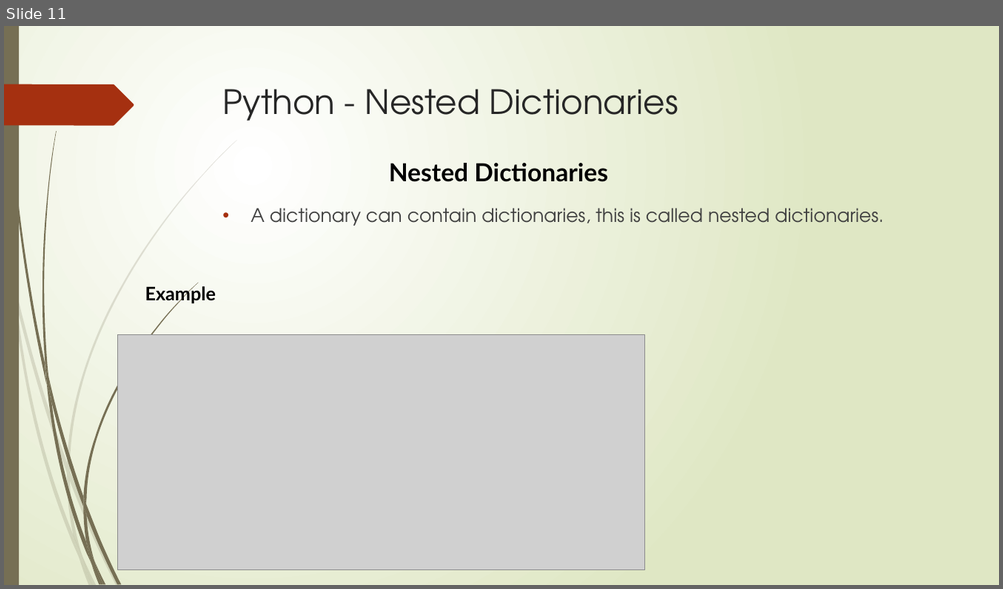
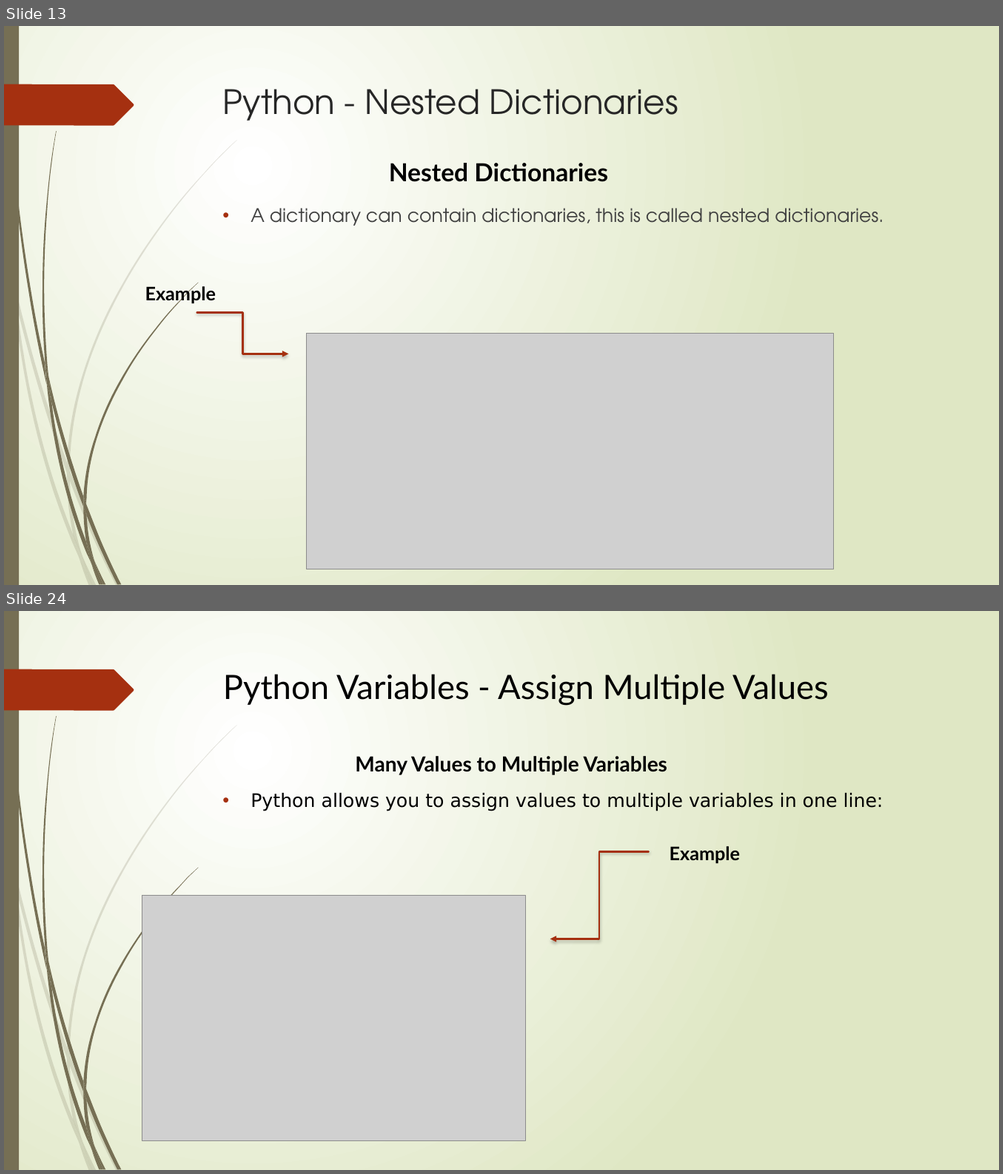
Before and after one commit to reesenacario/cs2022, a slide deck: 4110E240MyjournalinPython.pptx. Shown one above the other, each under a label of ours: slide 11 before the commit, slides 13 and 24 after it; the slides between them are not shown. The pictures are 1003x589 and 1003x1174 pixels, drawn with LibreOffice and Linux fonts; fonts in the diff are those of the drawing; grey boxes stand for pictures. Boxes give left, top, right and bottom in pixels: in the first picture for what was removed or moved away, otherwise in the second. Text is boxed around its words. In the diff, an @@ line names an element or a change of style, - is before the commit and + after.

```diff
--- a/4110E240MyjournalinPython.pptx
+++ b/4110E240MyjournalinPython.pptx
@@ slide 24 added at [4, 611, 999, 1170], background gradient #FFFFFF to #DFE8C4; not listed: 24 template elements that a slide beside it also shows @@
@@ title added at [223, 674, 828, 705], 32.4 pt, text #000000 @@
+Python Variables - Assign Multiple Values
@@ text added at [355, 756, 667, 775], 20 pt, text #000000, bold @@
+Many Values to Multiple Variables
@@ text added at [250, 793, 883, 812], 18 pt, text #000000 @@
+• Python allows you to assign values to multiple variables in one line:
@@ elbow arrow added from (649, 852) to (550, 940), #A53010 1.75 pt @@
@@ text added at [669, 846, 740, 864], 18 pt, text #000000, bold @@
+Example
@@ picture added at [142, 895, 526, 1141] @@
@@ what was slide 11 is now slide 13 @@
@@ slide 13 changed as well @@
@@ elbow arrow added from (196, 312) to (288, 355), #A53010 1.75 pt @@
@@ picture: place and size @@
-picture at [117, 335, 645, 571]
+picture at [306, 334, 834, 570]
```
Also in this commit, not shown: 7 other slides changed, 88 other slides added, 1 slide removed.
